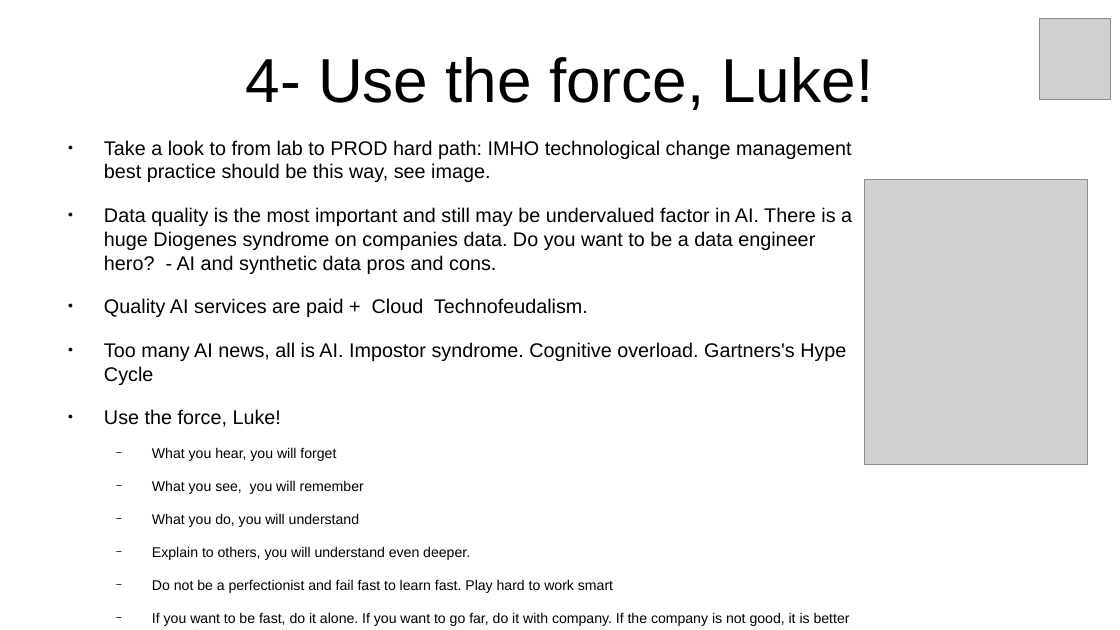
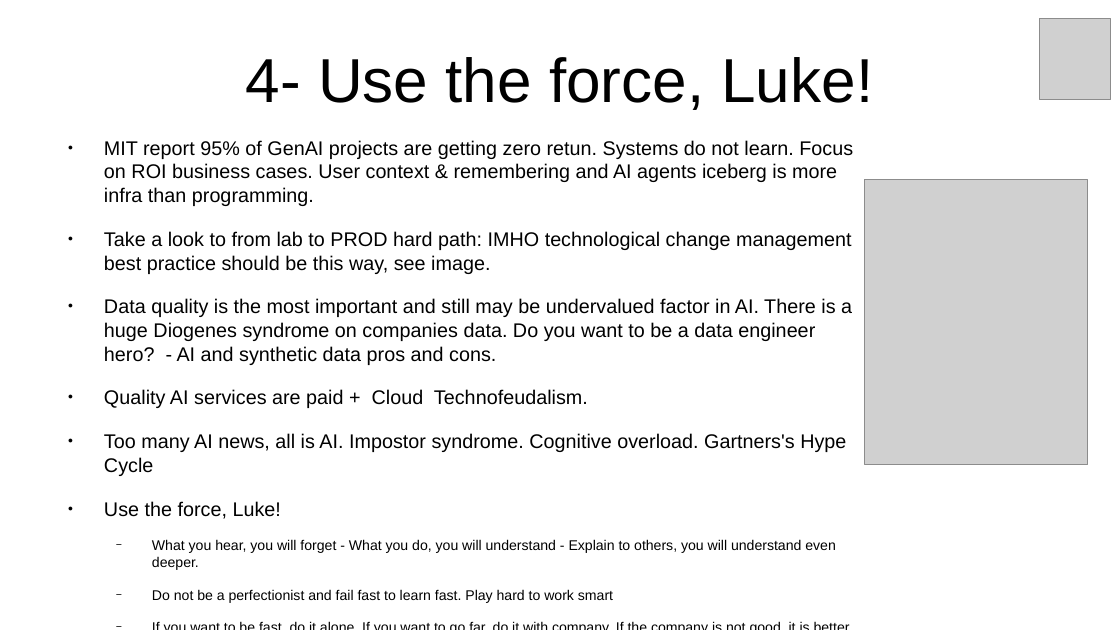
Before and after one commit to inigokintana/homelab-2-prod-ai-golden-path, a slide deck: slide 8 of docs/Presentation-homelab-2-prod-ai-golden-path.odp. Drawn at 1120x630 pixels with LibreOffice and Linux fonts; fonts in the diff are those of the drawing; grey boxes stand for pictures. Boxes give left, top, right and bottom in pixels: in the first picture for what was removed or moved away, otherwise in the second. Text is boxed around its words. In the diff, an @@ line names an element or a change of style, - is before the commit and + after.

Commit message:
Docs injection + MIT report 95% failures

```diff
--- a/docs/Presentation-homelab-2-prod-ai-golden-path.odp
+++ b/docs/Presentation-homelab-2-prod-ai-golden-path.odp
@@ text at [104, 140, 853, 206]: paragraph added @@
+● MIT report 95% of GenAI projects are getting zero retun. Systems do not learn. Focus on ROI business cases. User context & remembering and AI agents iceberg is more infra than programming.
@@ text at [152, 539, 836, 570]: text changed @@
-  − What you hear, you will forget
-  − What you see, you will remember
-  − What you do, you will understand
-  − Explain to others, you will understand even deeper.
+  − What you hear, you will forget - What you do, you will understand - Explain to others, you will understand even deeper.
```
Also in this commit, not shown: 27 other files.
